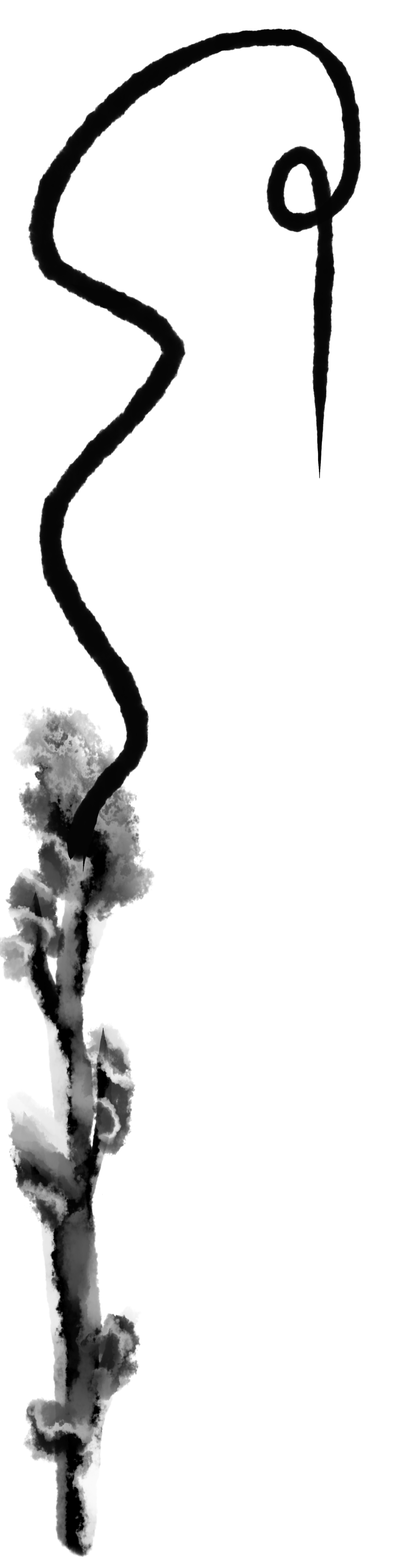
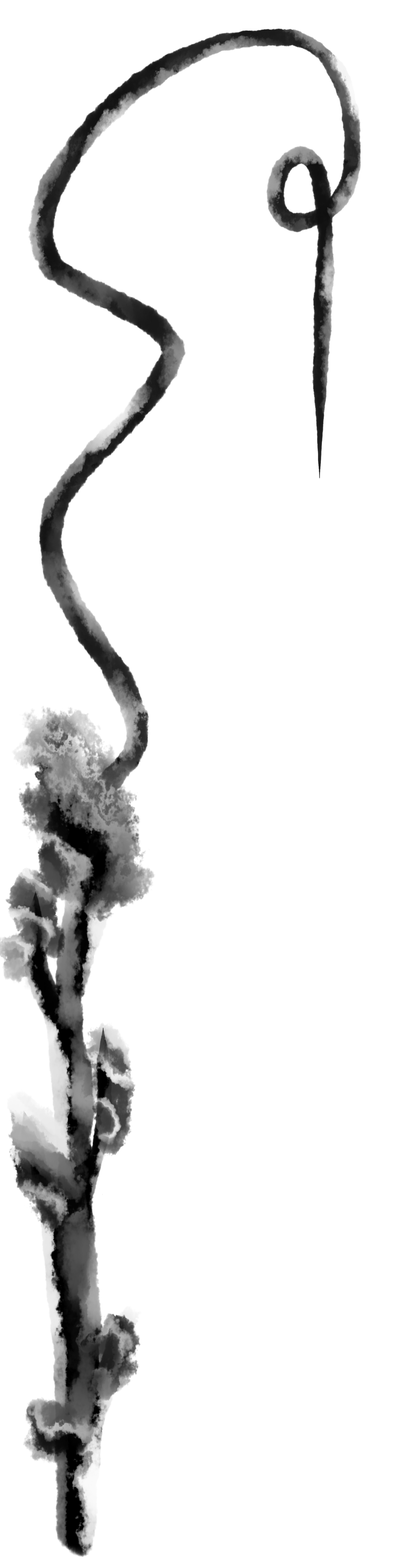
Two versions of the same layered image (402 x 1568). Layer-by-layer changes:
moved "レイヤー7" above "twirl", painted on it over left=66, top=705, right=149, bottom=874
renamed "レイヤー8" to "twirl", painted on it over left=27, top=28, right=361, bottom=874
